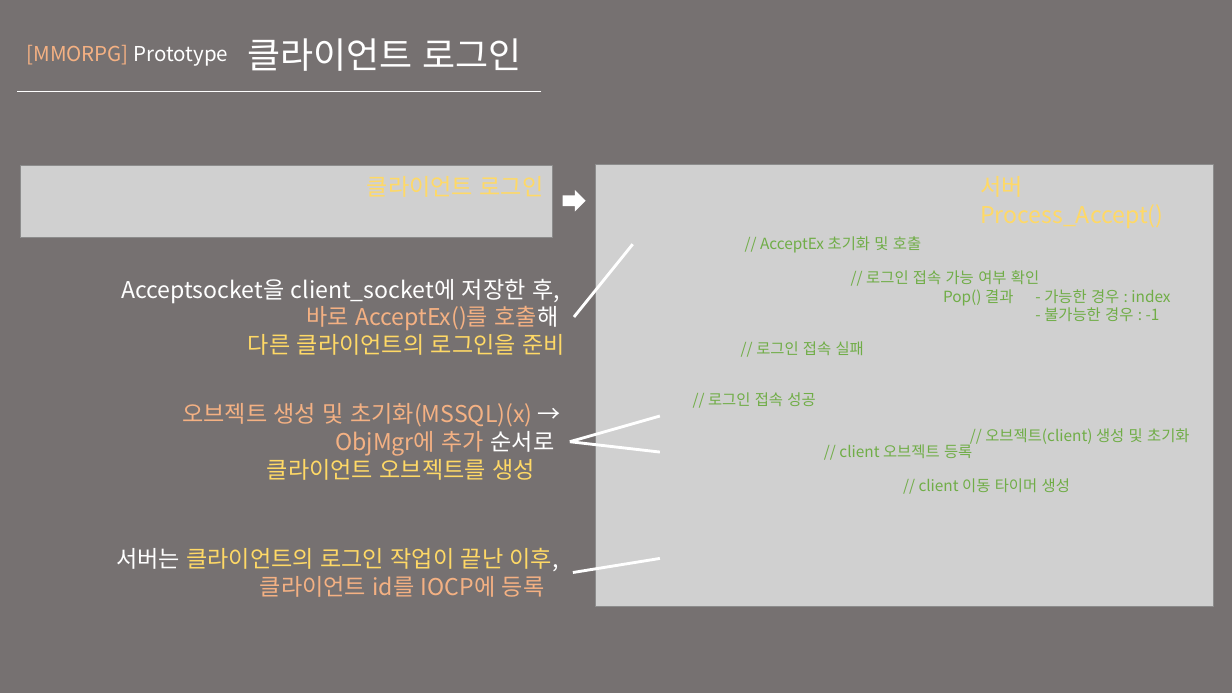
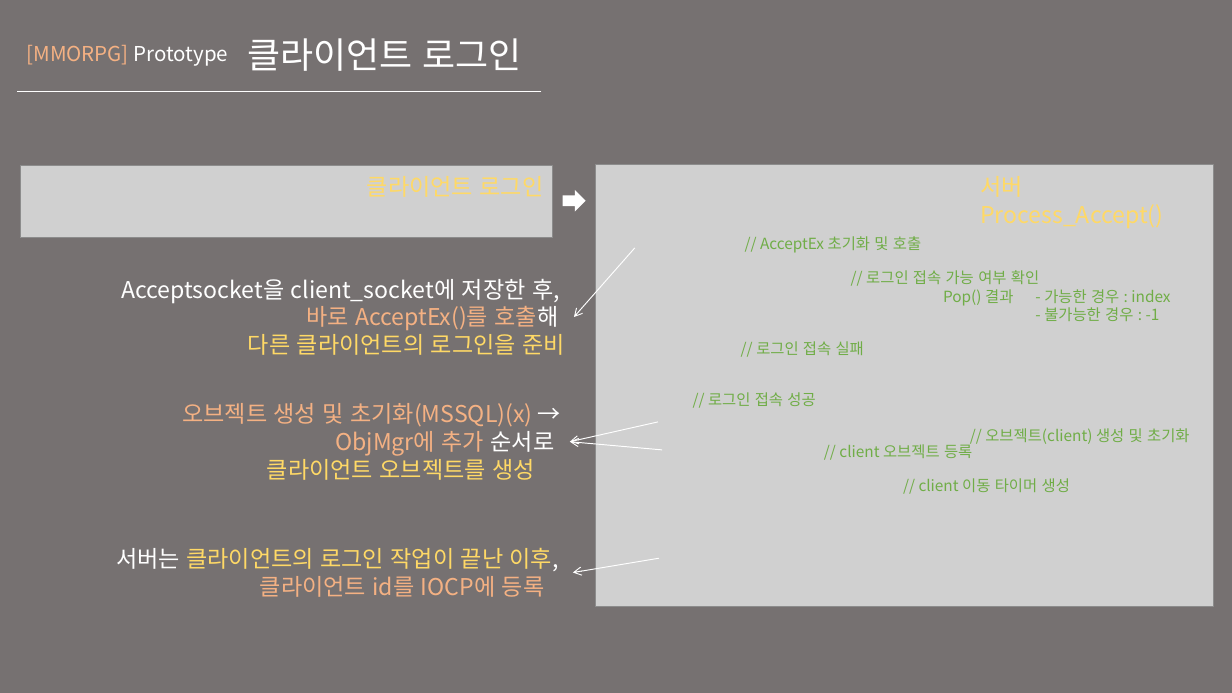
Before and after one commit to KU-t/1920-thesis, a slide deck: slide 27 of 취업지도/포트폴리오/포트폴리오 ver.12.pptx. Drawn at 1232x693 pixels with LibreOffice and Linux fonts; fonts in the diff are those of the drawing; grey boxes stand for pictures. Boxes give left, top, right and bottom in pixels: in the first picture for what was removed or moved away, otherwise in the second. Text is boxed around its words. In the diff, an @@ line names an element or a change of style, - is before the commit and + after.

```diff
--- a/취업지도/포트폴리오/포트폴리오 ver.12.pptx
+++ b/취업지도/포트폴리오/포트폴리오 ver.12.pptx
@@ line moved from (574, 317) - (633, 244) to (635, 248) - (574, 317) @@
@@ line (635, 248) - (574, 317): line to arrow; stroke #FFFFFF 2.25 pt to #FFFFFF 0.75 pt @@
@@ line moved from (570, 442) - (660, 452) to (663, 450) - (570, 442) @@
@@ line (663, 450) - (570, 442): line to arrow; stroke #FFFFFF 2.25 pt to #FFFFFF 0.75 pt @@
@@ line moved from (570, 442) - (660, 416) to (658, 422) - (570, 442) @@
@@ line (658, 422) - (570, 442): line to arrow; stroke #FFFFFF 2.25 pt to #FFFFFF 0.75 pt @@
@@ line moved from (573, 573) - (660, 558) to (659, 558) - (573, 573) @@
@@ line (659, 558) - (573, 573): line to arrow; stroke #FFFFFF 2.25 pt to #FFFFFF 0.75 pt @@
```
Also in this commit, not shown: 17 other slides changed, 6 slides added.
